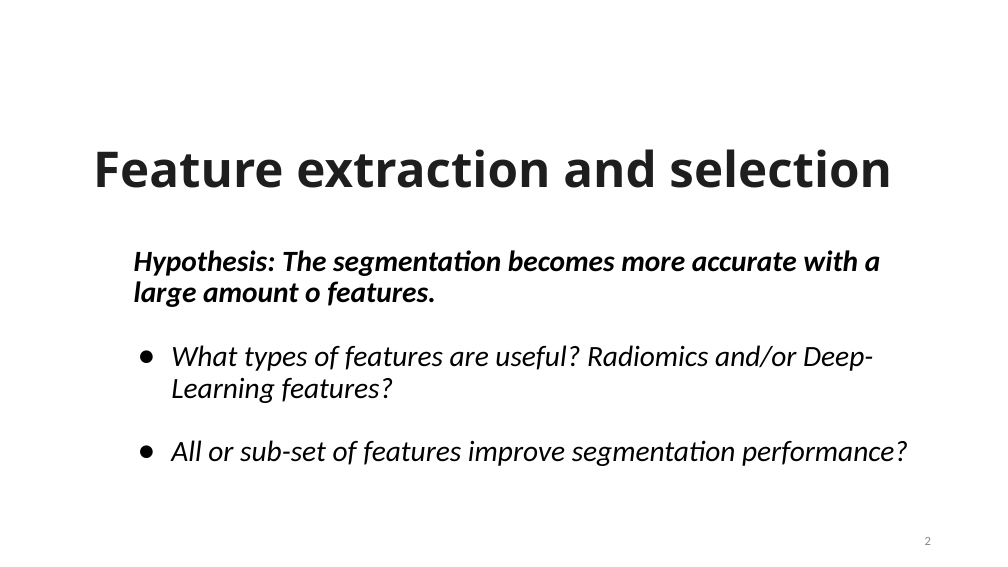
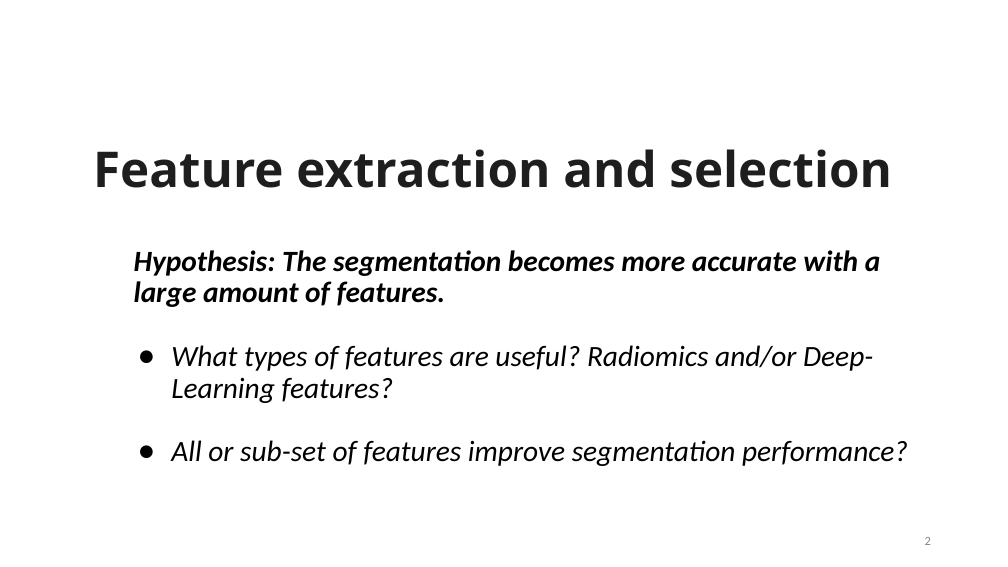
Before and after one commit to zejunyan/mialab, a slide deck: slide 2 of .github/workflows/Group 6 mialab-presentation.pptx. Drawn at 1008x567 pixels with LibreOffice and Linux fonts; fonts in the diff are those of the drawing; background and template pictures are left out. Boxes give left, top, right and bottom in pixels: in the first picture for what was removed or moved away, otherwise in the second. Text is boxed around its words. In the diff, an @@ line names an element or a change of style, - is before the commit and + after.

```diff
--- a/.github/workflows/Group 6 mialab-presentation.pptx
+++ b/.github/workflows/Group 6 mialab-presentation.pptx
@@ subtitle at <box>134,250,880,307</box>: text changed @@
-Hypothesis: The segmentation becomes more accurate with a large amount o features.
+Hypothesis: The segmentation becomes more accurate with a large amount of features.
```
Also in this commit, not shown: 4 other slides changed, 3 slides added, 4 slides removed.
